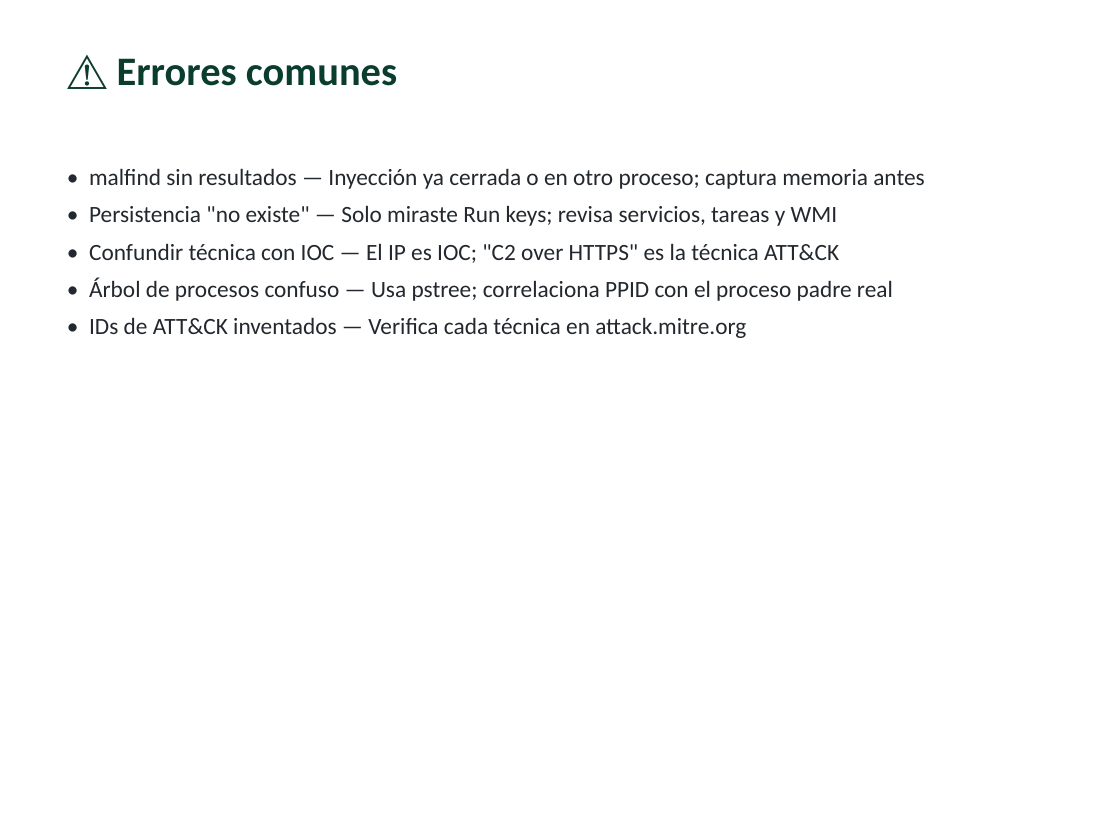
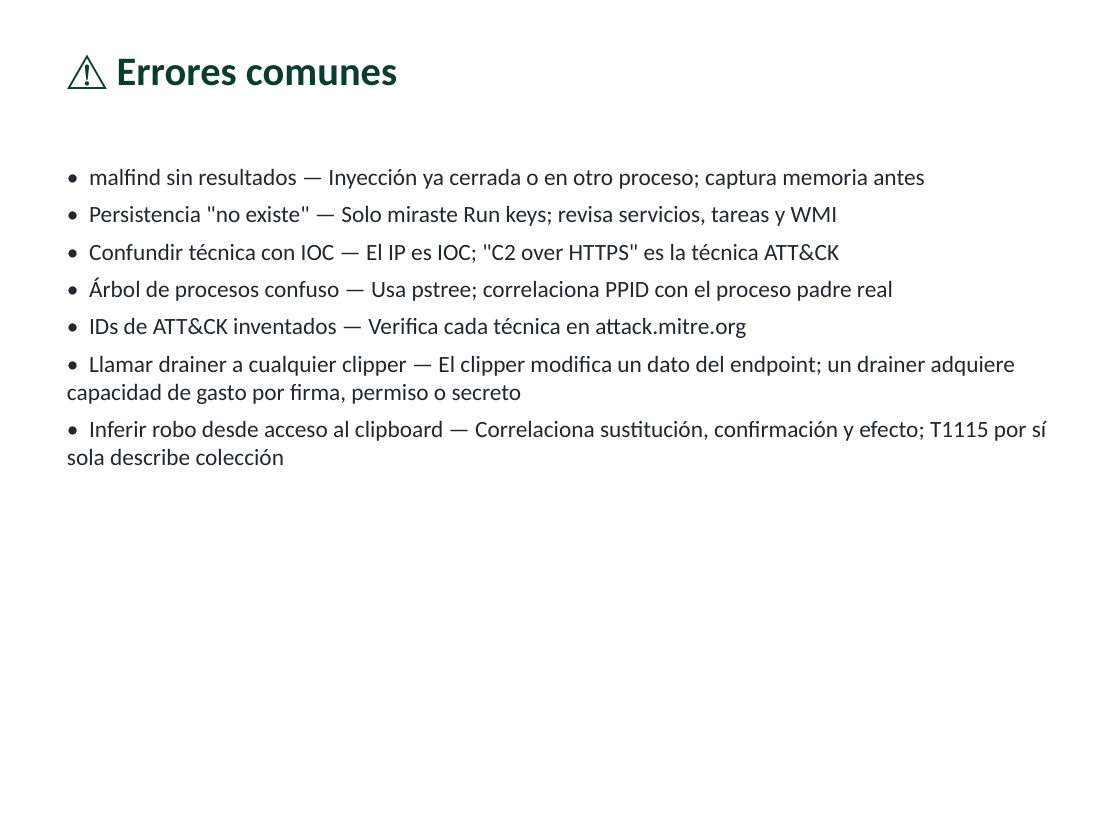
Before and after one commit to vladimiracunadev-create/modern-cybersecurity-program, a slide deck: slide 12 of classes/parte-6-analisis-de-malware/148-analisis-de-comportamiento/clase-148-presentacion.pptx. Drawn at 1120x840 pixels with LibreOffice and Linux fonts; fonts in the diff are those of the drawing. Boxes give left, top, right and bottom in pixels: in the first picture for what was removed or moved away, otherwise in the second. Text is boxed around its words. In the diff, an @@ line names an element or a change of style, - is before the commit and + after.

```diff
--- a/classes/parte-6-analisis-de-malware/148-analisis-de-comportamiento/clase-148-presentacion.pptx
+++ b/classes/parte-6-analisis-de-malware/148-analisis-de-comportamiento/clase-148-presentacion.pptx
@@ text at <box>67,355,1046,465</box>: paragraphs added @@
+• Llamar drainer a cualquier clipper — El clipper modifica un dato del endpoint; un drainer adquiere capacidad de gasto por firma, permiso o secreto
+• Inferir robo desde acceso al clipboard — Correlaciona sustitución, confirmación y efecto; T1115 por sí sola describe colección
```
Also in this commit, not shown: 6 other slides changed, 40 other files.
